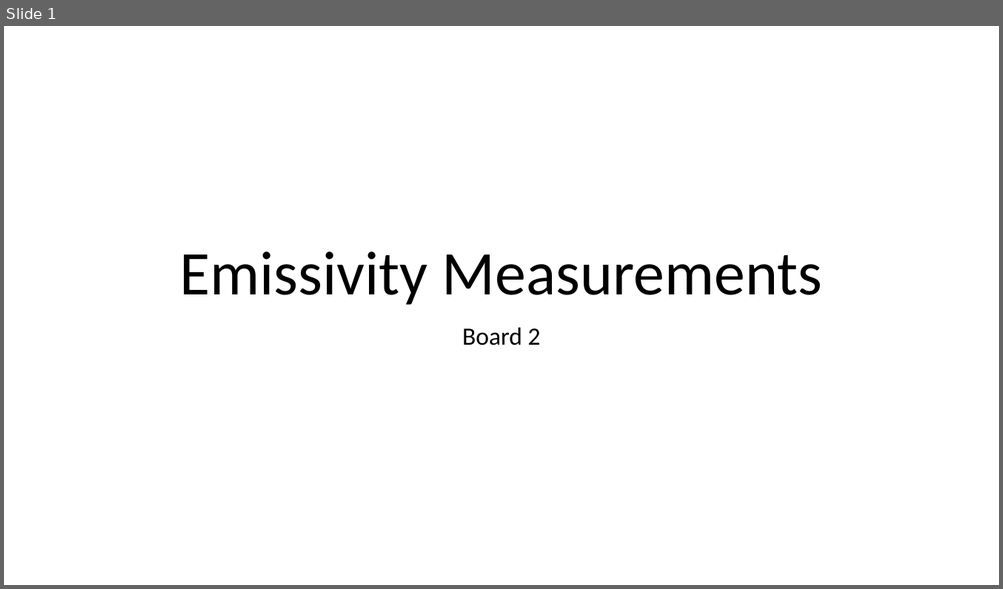
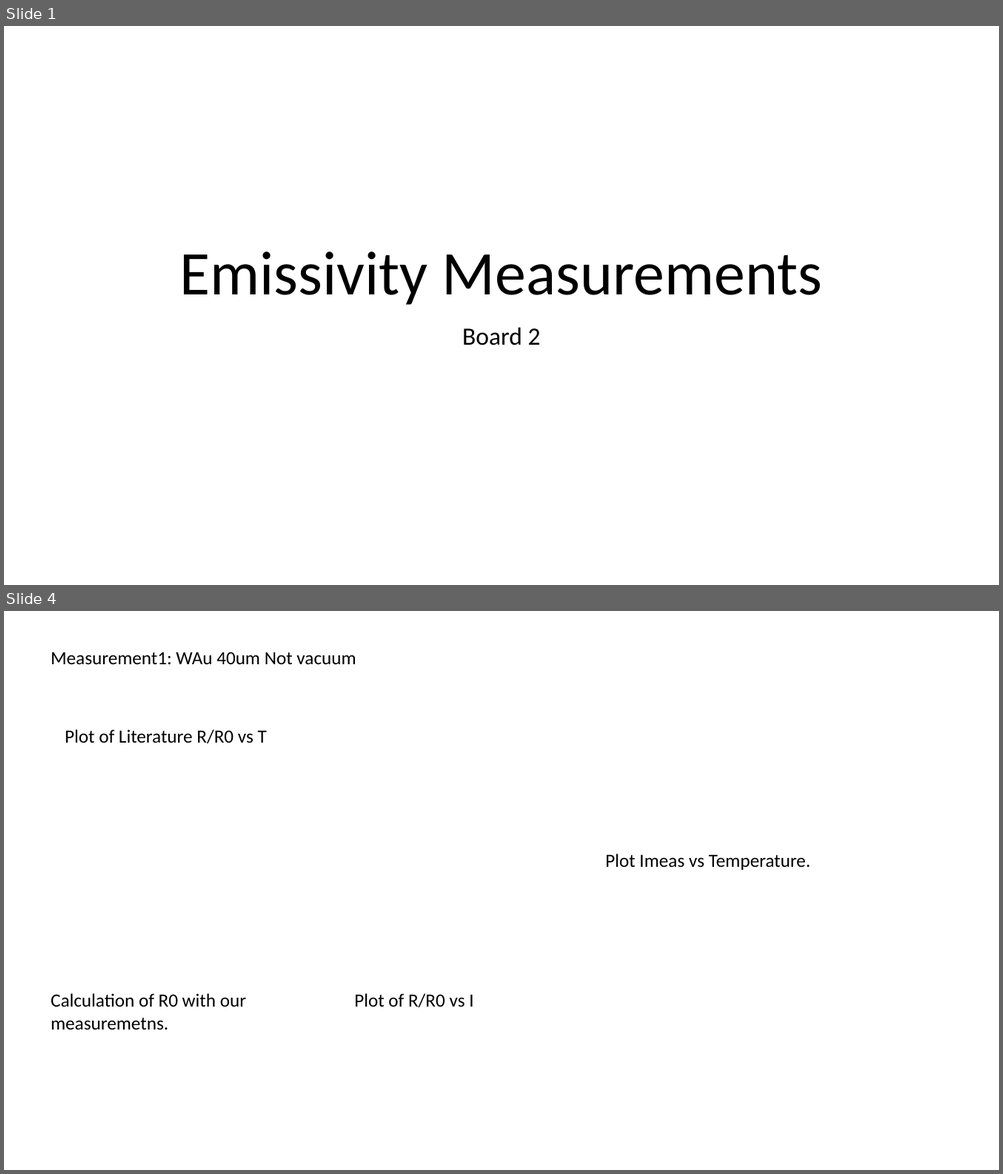
Before and after one commit to navarrof/Emissivity_Stuff, a slide deck: Board2.pptx. Shown one above the other, each under a label of ours: slide 1 before the commit, slides 1 and 4 after it; the slides between them are not shown. The pictures are 1003x589 and 1003x1174 pixels, drawn with LibreOffice and Linux fonts; fonts in the diff are those of the drawing. Boxes give left, top, right and bottom in pixels: in the first picture for what was removed or moved away, otherwise in the second. Text is boxed around its words. In the diff, an @@ line names an element or a change of style, - is before the commit and + after.

Commit message:
Measurements December

```diff
--- a/Board2.pptx
+++ b/Board2.pptx
@@ slide 4 added at (4, 611, 999, 1170), background #FFFFFF @@
@@ text added at (51, 652, 356, 665), 18 pt, text #000000 @@
+Measurement1: WAu 40um Not vacuum
@@ text added at (65, 729, 267, 743), 18 pt, text #000000 @@
+Plot of Literature R/R0 vs T
@@ text added at (605, 854, 810, 870), 18 pt, text #000000 @@
+Plot Imeas vs Temperature.
@@ text added at (51, 994, 246, 1031), 18 pt, text #000000 @@
+Calculation of R0 with our measuremetns.
@@ text added at (354, 994, 473, 1008), 18 pt, text #000000 @@
+Plot of R/R0 vs I
```
Also in this commit, not shown: 1 slide changed, 7 other slides added, 1 slide removed, 56 other files.
